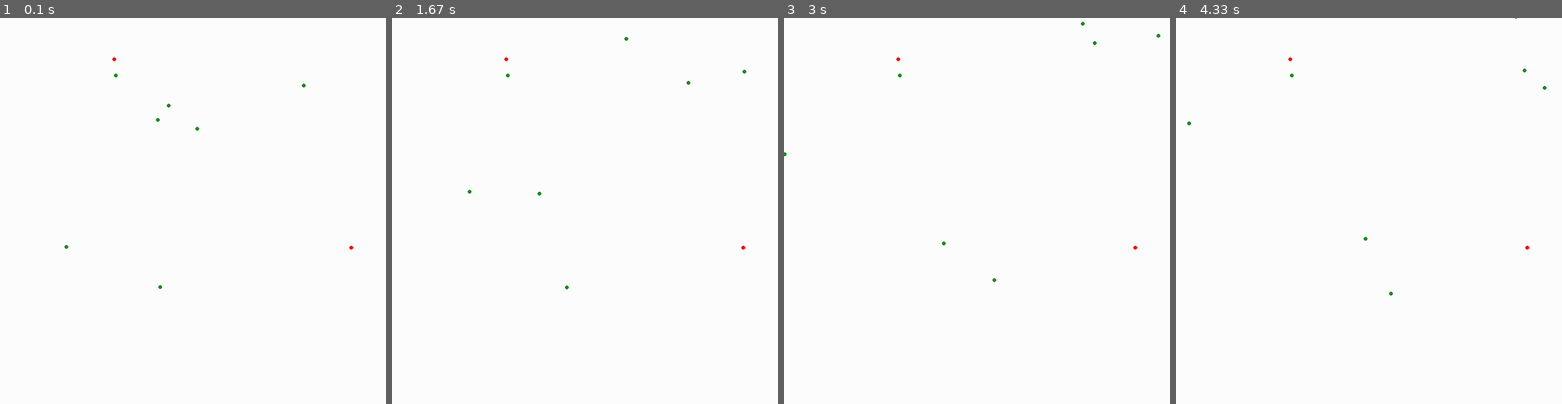
Above: before the commit, frames 1-4 (left to right).
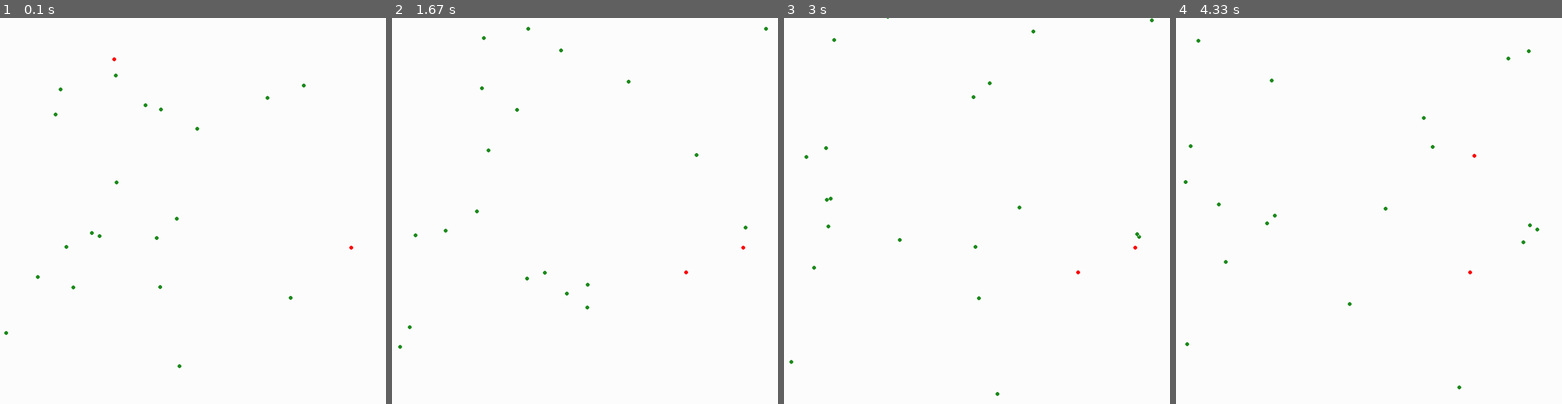
Above: after the commit, the same moments.

Repository: gregwinther/mas
Game: pygame game, started from task_search/pygame_task_search.py
Same seed, same stepped clock (60 frames per second), same inputs: the game is played once before the commit and once after it.
Inputs:
- Up to frame 1 (0.1 s): no input
- Up to frame 2 (1.67 s): no input
- Up to frame 3 (3 s): no input
- Up to frame 4 (4.33 s): no input

The runs differ from the first frame. In frame 1, 0.2% of the frame differs, in the area x 1-76%, y 18-91%; in frame 2, 0.3%, in the area x 1-98%, y 2-86%; in frame 3, 0.3%; in frame 4, 0.3%.

Commit message:
Fix communication bug.

Diff:
--- a/task_search/pygame_task_search.py
+++ b/task_search/pygame_task_search.py
@@ -202,7 +202,7 @@
                 for agent in self.agents:
                     agent.tasked = False
                     agent.called = False
-                # self.tasked_agents.empty()
+                self.tasked_agents.empty()
 
             # Checking if a task is found
             for agent in self.agents:
@@ -212,6 +212,7 @@
                         print(f"Aha! A task at {task.pos}")
                         agent.tasked = True
                         task.tasked_agents.add(agent)
+                        self.tasked_agents.add(agent)
 
             # Call out (and off)
             if self.communicate:
@@ -245,6 +246,6 @@
     simulation.write = True
     simulation.n_T = 2
     simulation.Tr = 50
-    simulation.n_R = 7
+    simulation.n_R = 20
     simulation.Tc = 3
     simulation.start()
